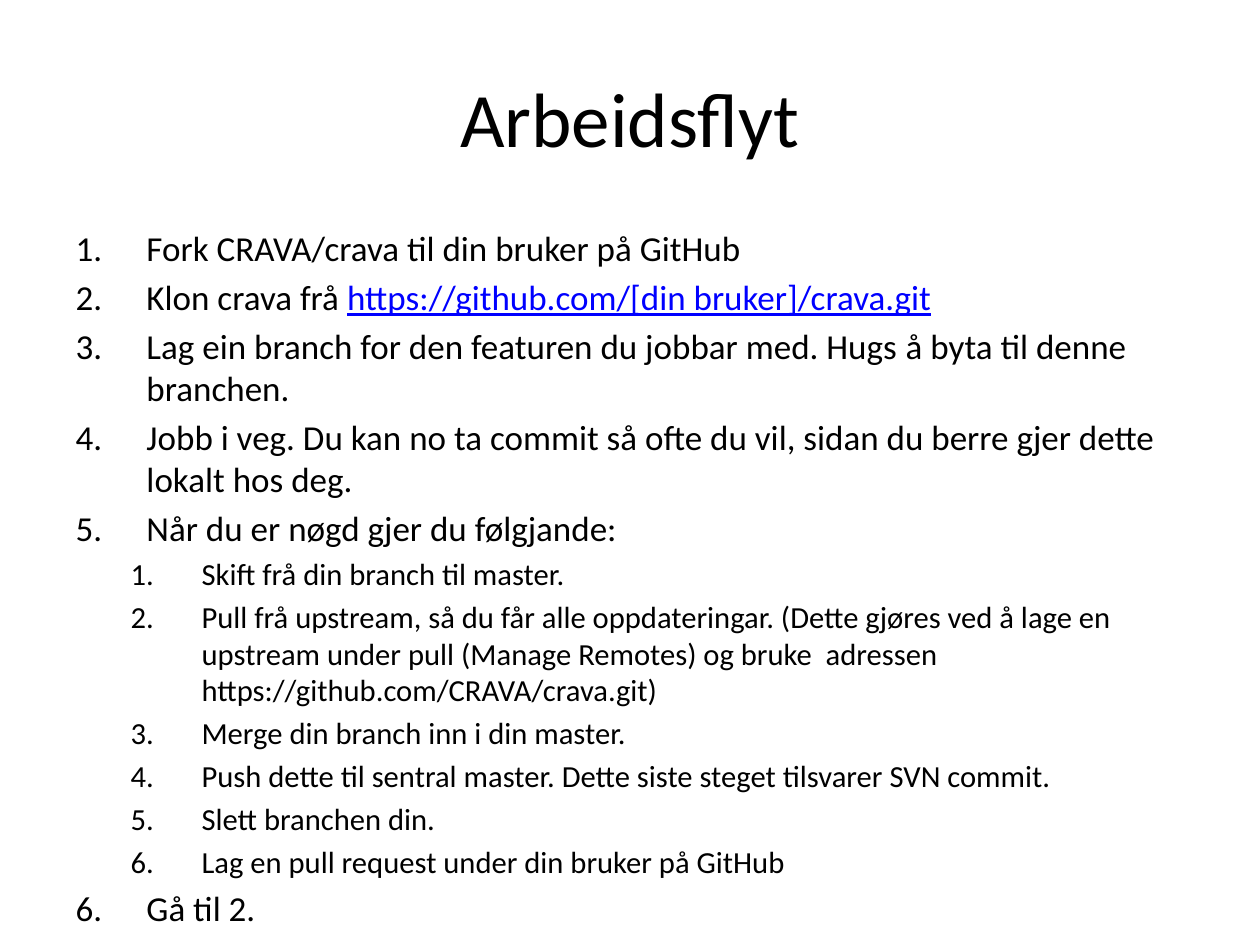
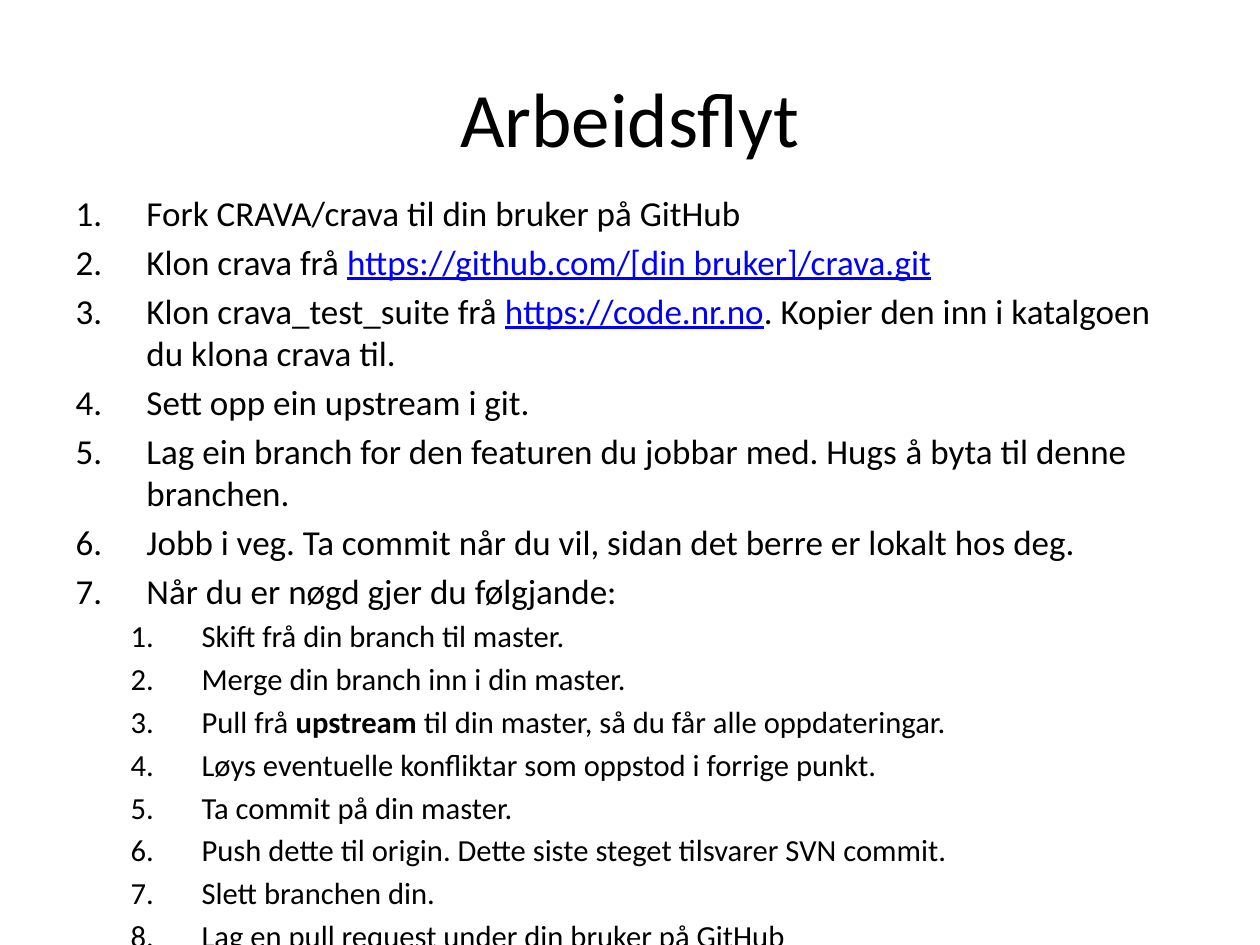
Before and after one commit to CRAVA/crava, a slide deck: slide 2 of doc/Gitforsmarties.pptx. Drawn at 1260x945 pixels with LibreOffice and Linux fonts; fonts in the diff are those of the drawing. Boxes give left, top, right and bottom in pixels: in the first picture for what was removed or moved away, otherwise in the second. Text is boxed around its words. In the diff, an @@ line names an element or a change of style, - is before the commit and + after.

Commit message:
CRA-541: Changed procedure by now merging branch into master before pulling from upstream, and then committing before pushing to origin. Also added graphical illustration of process.

```diff
--- a/doc/Gitforsmarties.pptx
+++ b/doc/Gitforsmarties.pptx
@@ text at [146,201,1150,905]: text changed @@
-6. Gå til 2.
+8. Gå til 5.
@@ text "Fork CRAVA/crava til din bruker ...": place and size @@
-text "Fork CRAVA/crava til din bruker ..." at [146,236,1154,831]
+text "Fork CRAVA/crava til din bruker ..." at [146,201,1150,905]
@@ text at [146,299,1150,421]: paragraphs added @@
+3. Klon crava_test_suite frå https://code.nr.no. Kopier den inn i katalgoen du klona crava til.
+4. Sett opp ein upstream i git.
@@ text at [146,530,1074,561]: text changed @@
-4. Jobb i veg. Du kan no ta commit så ofte du vil, sidan du berre gjer dette lokalt hos deg.
+6. Jobb i veg. Ta commit når du vil, sidan det berre er lokalt hos deg.
@@ text at [202,606,1110,707]: paragraph removed @@
-  2. Pull frå upstream, så du får alle oppdateringar. (Dette gjøres ved å lage en upstream under pull (Manage Remotes) og bruke adressen https://github.com/CRAVA/crava.git)
@@ text at [202,711,946,867]: text changed @@
-  4. Push dette til sentral master. Dette siste steget tilsvarer SVN commit.
+  3. Pull frå upstream til din master, så du får alle oppdateringar.
+  4. Løys eventuelle konfliktar som oppstod i forrige punkt.
+  5. Ta commit på din master.
+  6. Push dette til origin. Dette siste steget tilsvarer SVN commit.
```
Also in this commit, not shown: 8 other slides changed, 4 slides added.
